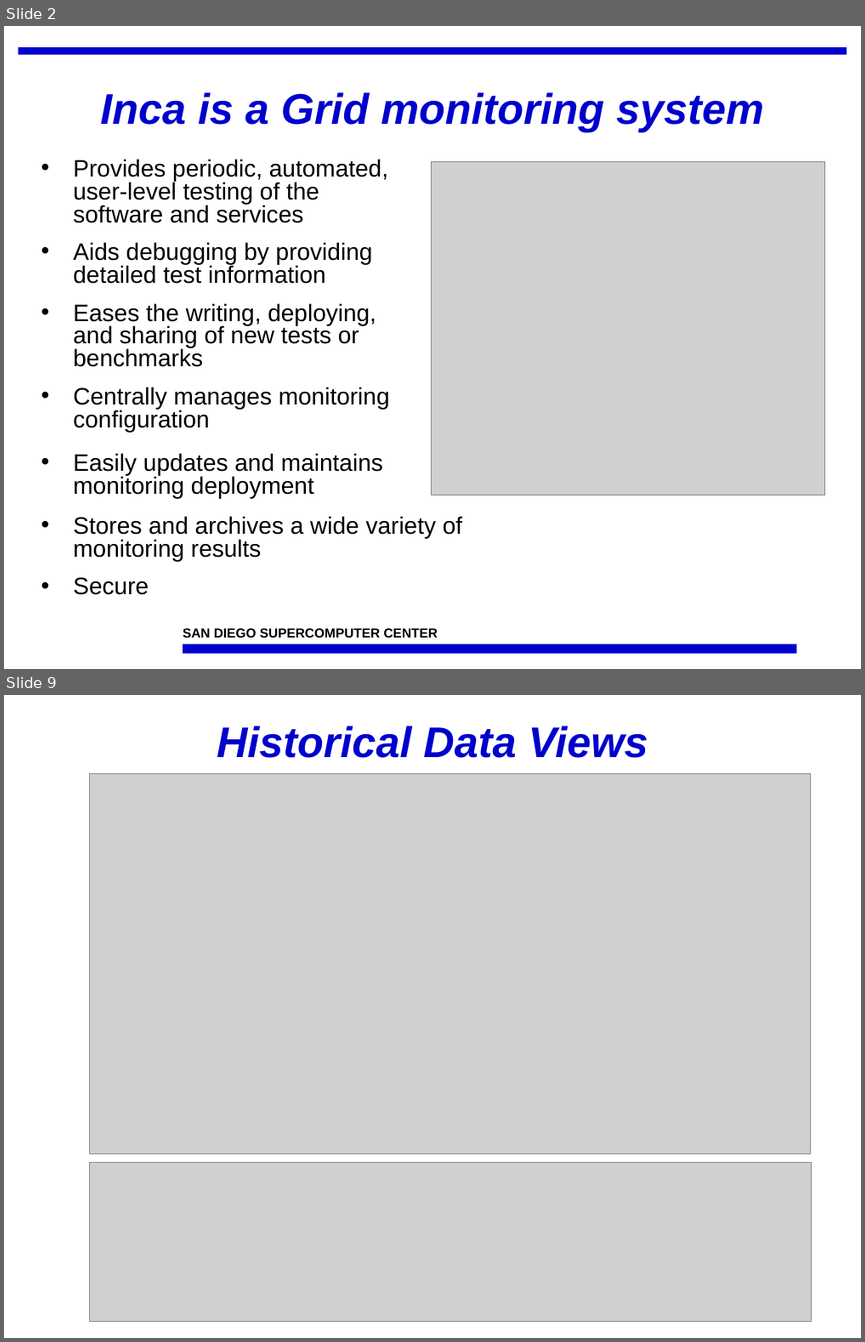
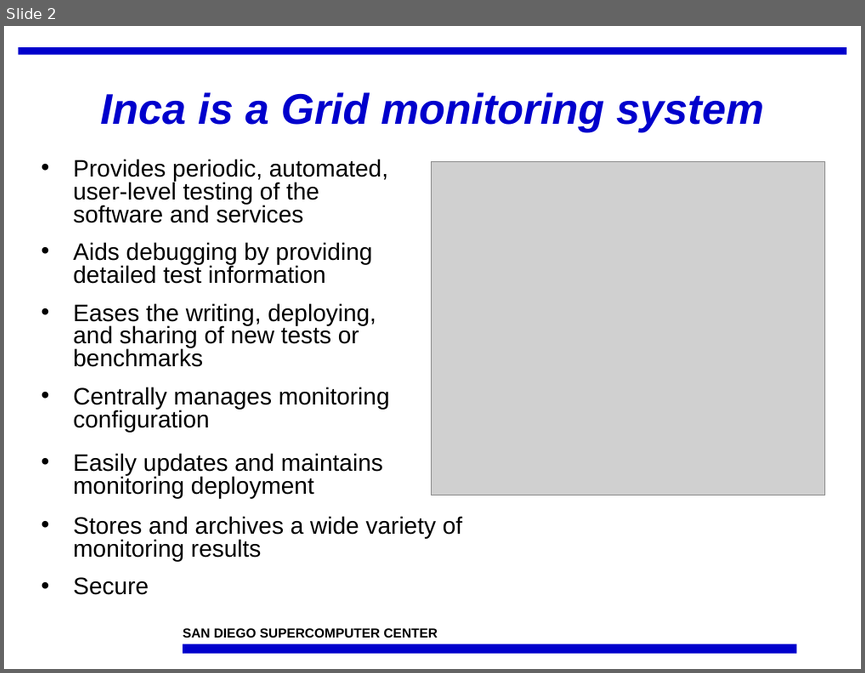
Before and after one commit to IncaProject/inca-xsede, a slide deck: talks/inca-nsf_02-08.ppt. Shown one above the other, each under a label of ours: slides 2 and 9 before the commit, slide 2 after it; the slides between them are not shown. The pictures are 865x1342 and 865x673 pixels, drawn with LibreOffice and Linux fonts; fonts in the diff are those of the drawing; grey boxes stand for pictures; background and template pictures are left out. Boxes give left, top, right and bottom in pixels: in the first picture for what was removed or moved away, otherwise in the second. Text is boxed around its words. In the diff, an @@ line names an element or a change of style, - is before the commit and + after.

```diff
--- a/talks/inca-nsf_02-08.ppt
+++ b/talks/inca-nsf_02-08.ppt
@@ slide 9 removed at (4, 695, 861, 1338), background #FFFFFF @@
@@ title removed at (216, 726, 648, 758) @@
-Historical Data Views
@@ picture removed at (90, 774, 811, 1154) @@
@@ picture removed at (90, 1162, 812, 1321) @@
```
Also in this commit, not shown: 4 slides changed, 1 slide added, 2 other slides removed.
